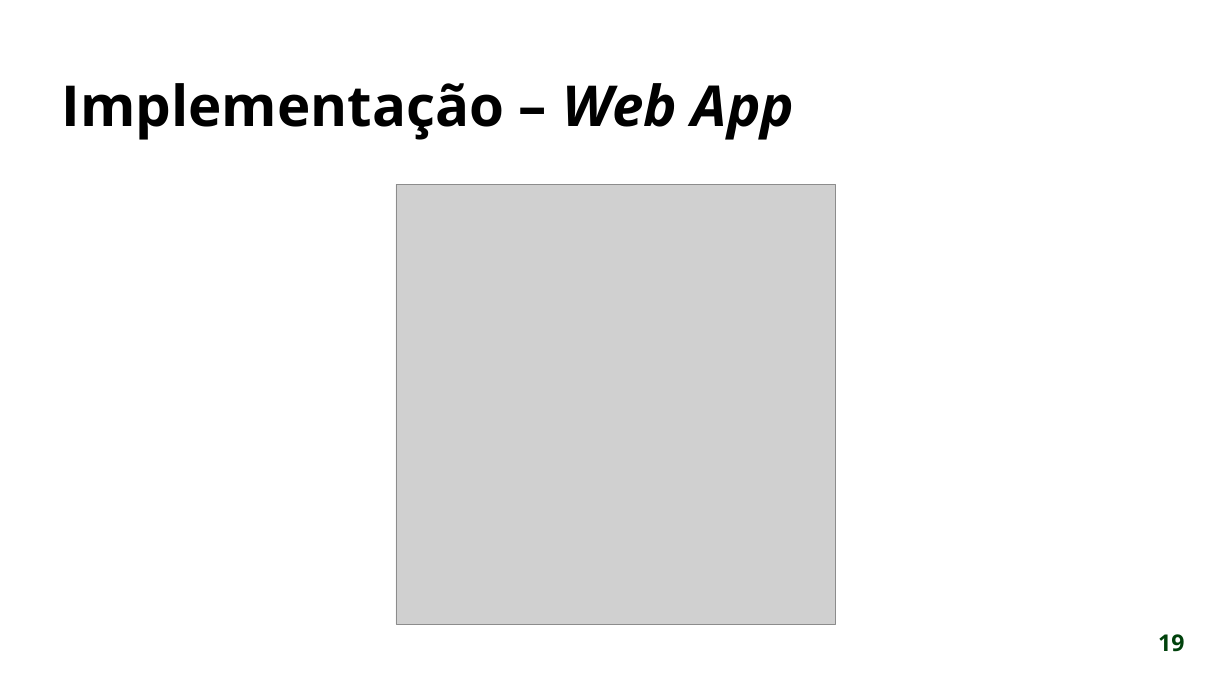
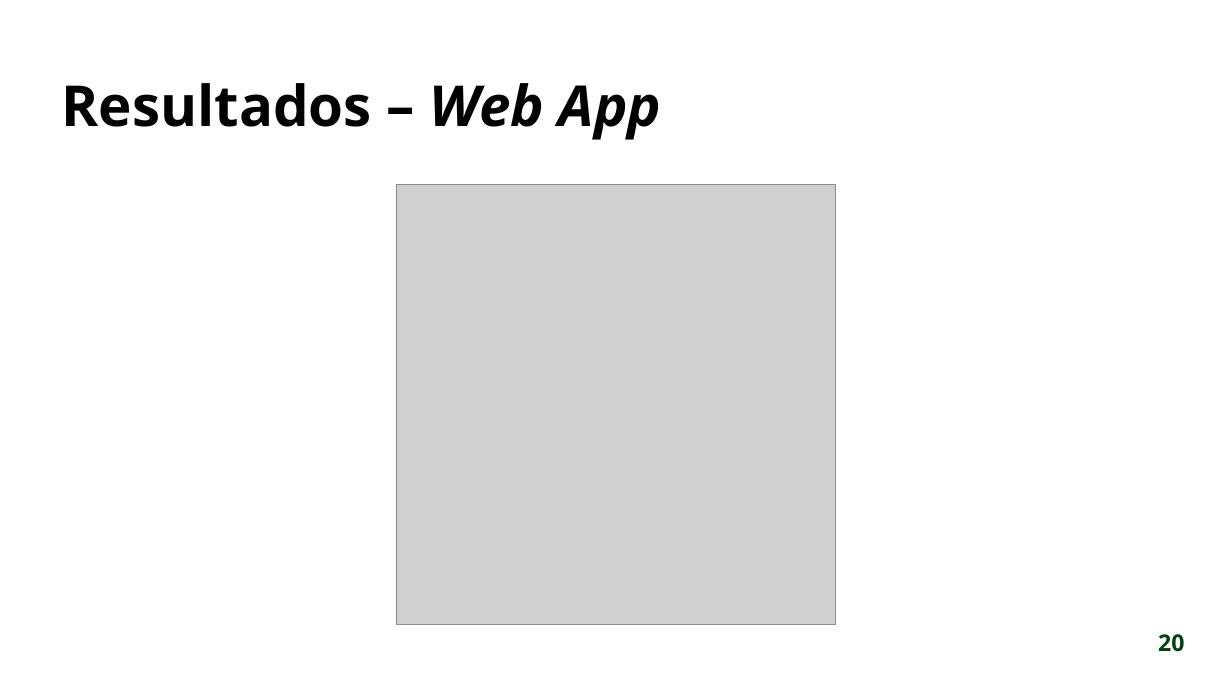
Before and after one commit to mauriciocordeiro/anpr-auth, a slide deck: slide 20 of doc/artigo/Apresentação.odp (slide 19 before the commit). Drawn at 1232x693 pixels with LibreOffice and Linux fonts; fonts in the diff are those of the drawing; grey boxes stand for pictures; background and template pictures are left out. Boxes give left, top, right and bottom in pixels: in the first picture for what was removed or moved away, otherwise in the second. Text is boxed around its words. In the diff, an @@ line names an element or a change of style, - is before the commit and + after.

```diff
--- a/doc/artigo/Apresentação.odp
+++ b/doc/artigo/Apresentação.odp
@@ title at box(62, 83, 662, 140): text changed @@
-Implementação – Web App
+Resultados – Web App
@@ page number at box(1158, 634, 1184, 652): text changed @@
-19
+20
```
Also in this commit, not shown: 3 other slides changed, 5 slides added, 4 slides removed, 36 other files.
